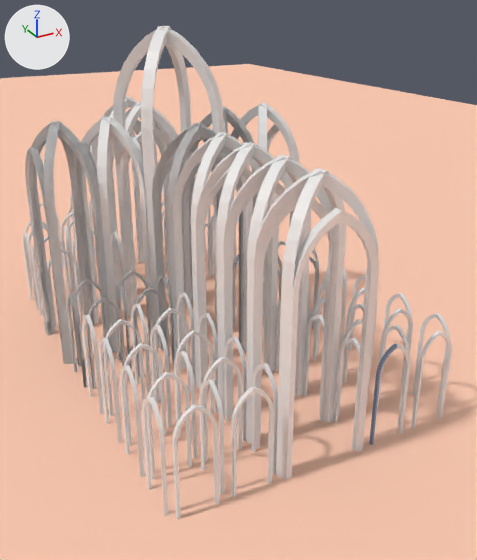
The Blender file sets/cathedral.blend: old version first, new version second.
Camera for both pictures: a 50 mm lens placed at (-3.85, -9.04, 5.18), pointed at (0.62, -0.9, 1.11). The lights are fixed; the arrows at upper left show +X, +Y and +Z.

The older version as bpy lines, for what is in view:
```python
me_circle_066 = bpy.data.meshes.new('Circle.066')
me_circle_066.from_pydata(...)  # 32 vertices, 29 faces; spans x -1.57..-0.54, y -4.69..1.53, z -0.2..0.0
me_circle_331 = bpy.data.meshes.new('Circle.331')
me_circle_331.from_pydata(...)  # 32 vertices, 29 faces; spans x -0.54..0.48, y -4.69..1.53, z -0.2..0.0
me_circle_448 = bpy.data.meshes.new('Circle.448')
me_circle_448.from_pydata(...)  # 32 vertices, 29 faces; spans x -1.57..-0.54, y -4.69..1.53, z -0.2..0.0
me_circle_448.materials.append(mat_material)  # white #e7e7e7
ob_circle_031 = bpy.data.objects.new('Circle.031', me_circle_066)
ob_circle_031.location = (-0.28, 2.33, 2.46)
ob_circle_031.rotation_euler = (1.571, 0.0, -2.517)  # degrees (90, 0, -144)
ob_circle_031.scale = (0.52, 0.52, 0.52)
ob_circle_229 = bpy.data.objects.new('Circle.229', me_circle_331)
ob_circle_229.location = (0.27, -3.46, 2.43)
ob_circle_229.rotation_euler = (1.571, 0.0, 0.0)  # degrees (90, 0, 0)
ob_circle_229.scale = (0.52, 0.52, 0.52)
ob_circle_346 = bpy.data.objects.new('Circle.346', me_circle_448)
ob_circle_346.location = (-1.05, 0.41, 2.58)
ob_circle_346.rotation_euler = (1.571, 0.0, 2.094)  # degrees (90, 0, 120)
ob_circle_346.scale = (0.633, 0.633, 0.633)
# also in view: 'Circle.275' at (-0.28, -4.09, 1.61); 'Circle.274' at (0.27, -3.91, 1.57); 'Circle.345' at (-1.1, 0.36, 1.58); 'Circle.350' at (0.25, 0.38, 2.17); 'Circle.326' at (-1.82, 0.36, 1.58)
```
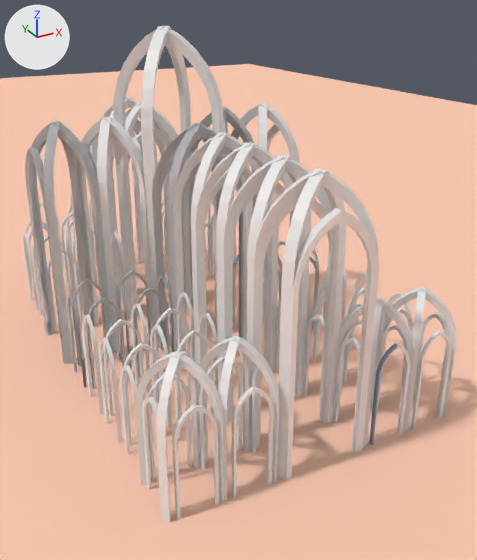
Location of each change, (x1, y1, x2, y2) in pixels of the pictures (477 x 560 px):
'Circle.036', added
    after: (135, 351, 224, 522)
'Circle.037', added
    after: (198, 335, 280, 501)
'Circle.035', added
    after: (333, 298, 415, 447)
'Circle.032', added
    after: (382, 287, 456, 431)

The edits, one by one:
Mesh me_circle_014 is new.
It has 128 vertices, 116 faces and spans x -1.03..1.02, y -0.06..4.09, z -1.03..1.02.
Object 'Circle.037' (ob_circle_037) is new; it shows me_circle_014.
Its location is (-0.97, -3.74, 0.0).
Its rotation in degrees is (90, 0, -46).
Its scale is (0.463, 0.463, 0.463).
Object 'Circle.036' (ob_circle_036) is new; it shows me_circle_014.
Its location is (-1.64, -3.74, 0.0).
Its rotation in degrees is (90, 0, -46).
Its scale is (0.463, 0.463, 0.463).
Object 'Circle.032' (ob_circle_032) is new; it shows me_circle_014.
Its location is (1.58, -3.74, 0.0).
Its rotation in degrees is (90, 0, -46).
Its scale is (0.463, 0.463, 0.463).
Object 'Circle.035' (ob_circle_035) is new; it shows me_circle_014.
Its location is (0.92, -3.74, 0.0).
Its rotation in degrees is (90, 0, -46).
Its scale is (0.463, 0.463, 0.463).
